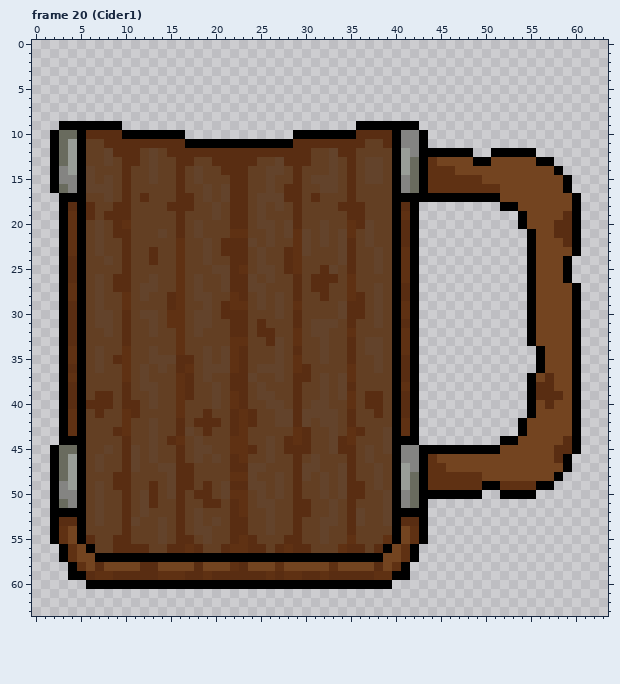
Pixel-art file: assets/models/mug/cut_mug.ase. This is how it looked before the edit.
64x64 pixels, 35 frames. Colours within 5 levels of each other are drawn and written as one. Shown: frame 20 (Cider1). The commit also changed other frames, which this record leaves out.
The same view after the edit:
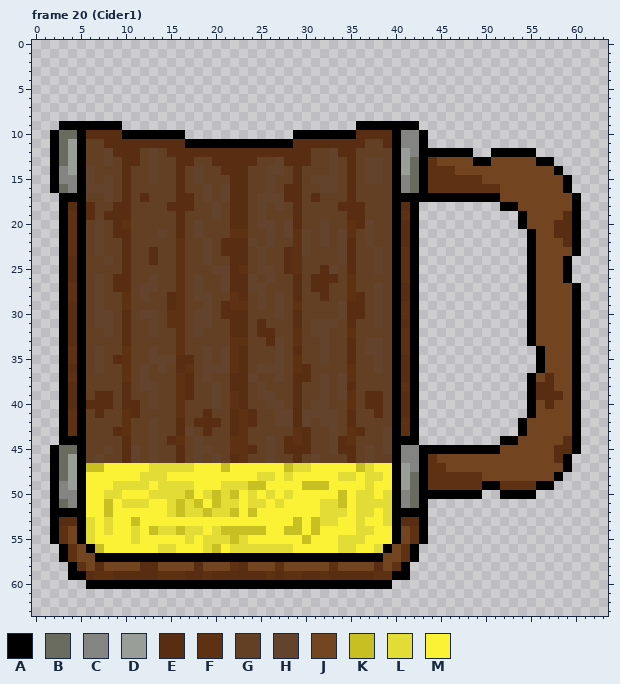
Palette (. is transparent): A #000000  B #696b5e  C #848482  D #999e98  E #592d12  F #5f3113  G #633f23  H #63432b  J #734420  K #c8c022  L #e3dc36  M #fbf236
Changes in this commit:
layer "CiderLiquid" now shown
--- frame 20 (Cider1), layer "CiderLiquid"
@@ x 4..41 @@
 46 DAGHGGEHGHGGEGHGHGEFGGHGGEGHGGGEGHGGAC
-47 DAGHGGEHGGHHEEGGGGEEHHGGGEHHGGHEGGHGAD
-48 DAGGGEEGGGGHEEGGGGFFHGGHGEHGHGHEGGHGAD
-49 DAGHGEEGGEGHEEGEGHEEHHGHGEGGHGHEEGHGAD
-50 CAGHGGEGHEGHEGEEGHFFGHGHGEGGHGHEEGGHAC
-51 CAGHGGEGHEGGEGGEEGEFGHHGGEEGGHGEGGGHAC
-52 AAGHGGEGHGGGEGHGGGEFGGHGGEEGGHGEHGGHAA
-53 EAGHGGEHGGHGEGHGHGEEGGHGGEGGHHGEHGGHAE
-54 JAGGGGEGGGHGEGHHGGEEGGHGGEGGHGGEGGGGAJ
-55 JAEGGEEGGGHGEEGHGGEFEGGGEEGGHGGFGGGFAJ
-56 FJAGGEEEEGGEEFEGGEFFEEGEFEEGGGFEEGEAJF
+47 DAKKMMMMMLLLLLMMMKMMMMMMKLLMMMMMKLMMAD
+48 DAMMMMMMLLLMMMMMMMMMMLLMLMMMMMLLMLLMAD
+49 DAMMMLLLLMLLLLMMMLLLKKMMMMKKKMMMMLMMAD
+50 CAMMLLMMMLLLLKMLKLKMLMLMLMMMMMKMLLMLAC
+51 CAMMKMLLLMMLKLKMKLLMLLMLMMMMLLKMLLLLAC
+52 AAMMKMMMMMMLKLLKLLKMKMMMMMMMLLLMLLMLAA
+53 EALMLMMKMMMMMMMMMMMMMMMMMKMKLLMMLMMLAE
+54 JALMLMMLMKLLKLLMLKKKKKMMKKMKMMMMLLMMAJ
+55 JALMMMMLMMMMMLMLLLKLMMMMMMKMMMLLLMMMAJ
+56 FJAKMMMMMMLLMMMLKMLLLLLLLMMMMMLLMMLAJF
 57 FJJAAAAAAAAAAAAAAAAAAAAAAAAAAAAAAAAJJF
Pixel boxes of the changes (left, top, right, bottom) in both pictures:
changed: (86, 463, 392, 553)
